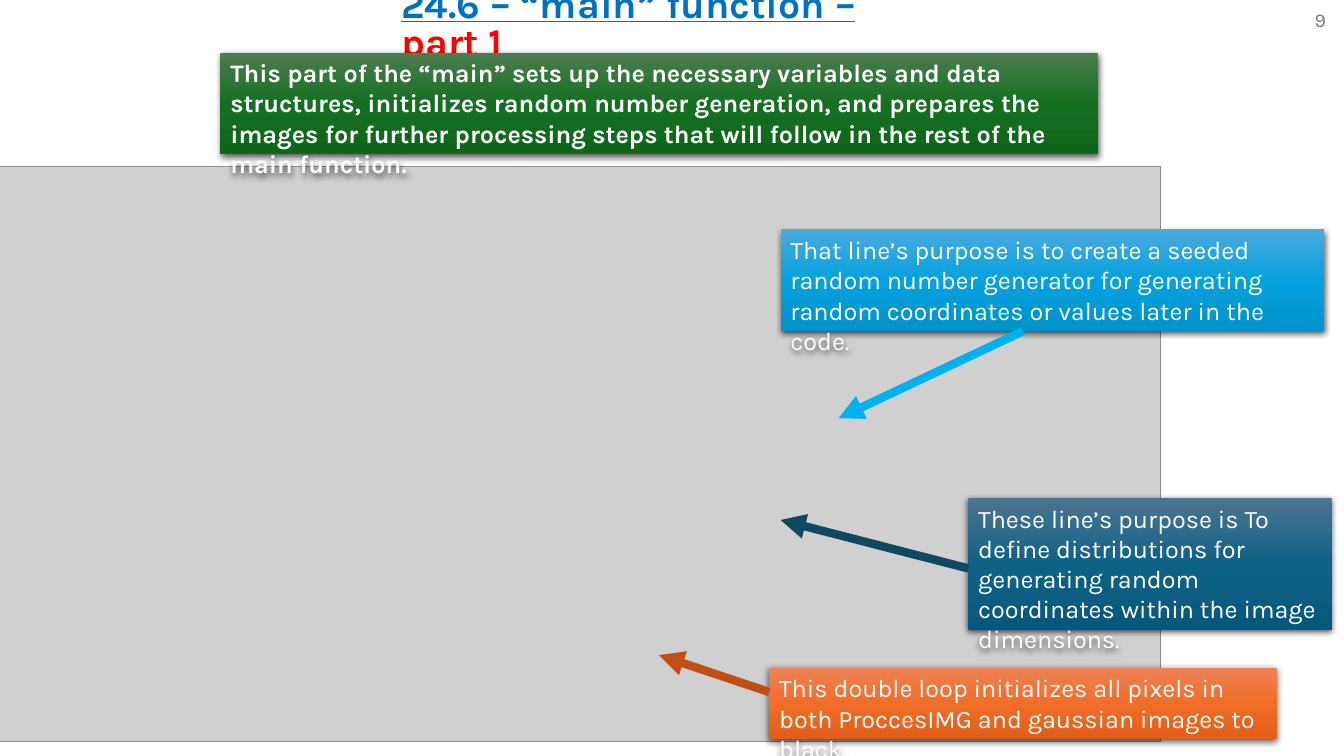
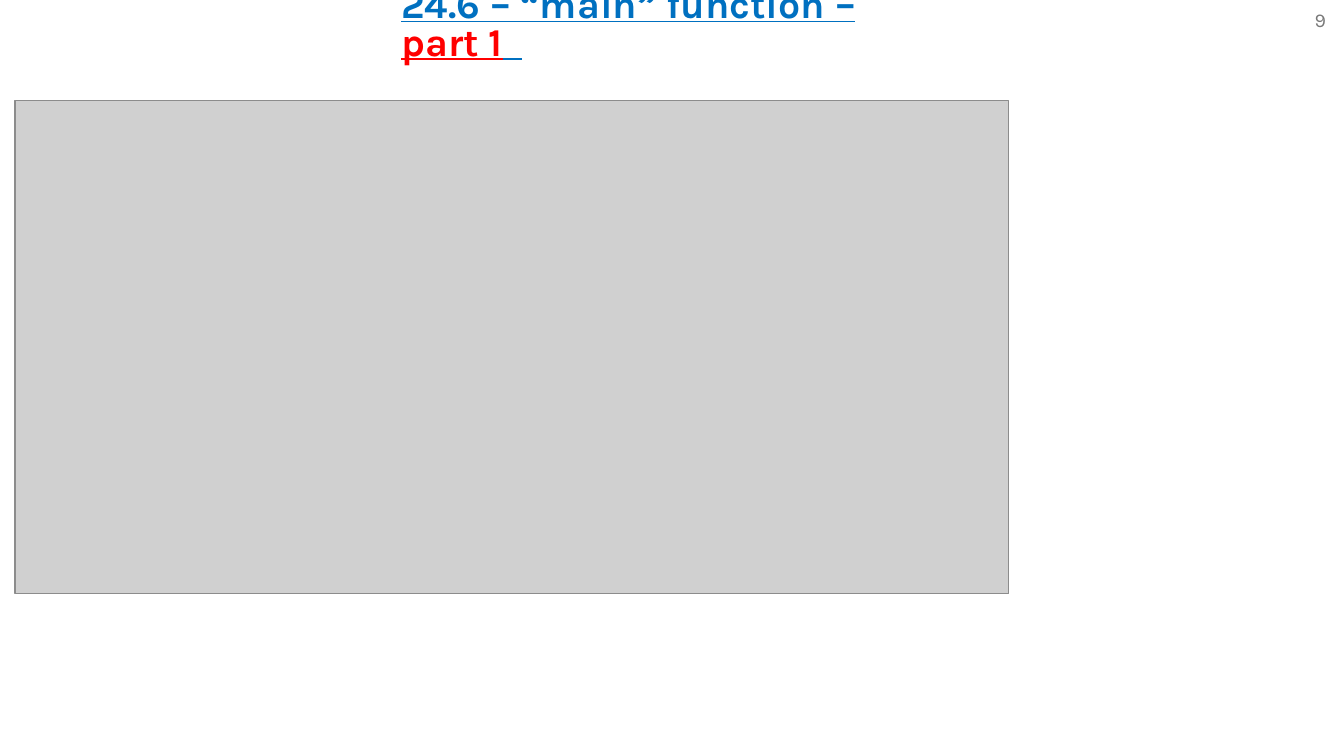
Before and after one commit to omripony/image-processing, a slide deck: slide 9 of labs/lab24- waiting for grade/version 1/1950-2210-7939-ImPr24-1.pptx. Drawn at 1344x756 pixels with LibreOffice and Linux fonts; fonts in the diff are those of the drawing; grey boxes stand for pictures. Boxes give left, top, right and bottom in pixels: in the first picture for what was removed or moved away, otherwise in the second. Text is boxed around its words. In the diff, an @@ line names an element or a change of style, - is before the commit and + after.

```diff
--- a/labs/lab24- waiting for grade/version 1/1950-2210-7939-ImPr24-1.pptx
+++ b/labs/lab24- waiting for grade/version 1/1950-2210-7939-ImPr24-1.pptx
@@ rectangle removed at (221,52,1098,154) @@
-This part of the “main” sets up the necessary variables and data structures, initializes random number generation, and prepares the images for further processing steps that will follow in the rest of the main function.
@@ picture: place and size @@
-picture at (0,167,1160,742)
+picture at (15,101,1009,594)
@@ rectangle removed at (780,230,1324,332) @@
-That line’s purpose is to create a seeded random number generator for generating random coordinates or values later in the code.
@@ arrow removed from (1023, 332) to (839, 418) @@
@@ rectangle removed at (969,498,1333,630) @@
-These line’s purpose is To define distributions for generating random coordinates within the image dimensions.
@@ arrow removed from (969, 569) to (780, 520) @@
@@ arrow removed from (769, 693) to (659, 655) @@
@@ rectangle removed at (769,668,1276,740) @@
-This double loop initializes all pixels in both ProccesIMG and gaussian images to black.
```
Also in this commit, not shown: 9 other slides changed, 3 slides added, 2 slides removed, 31 other files.
